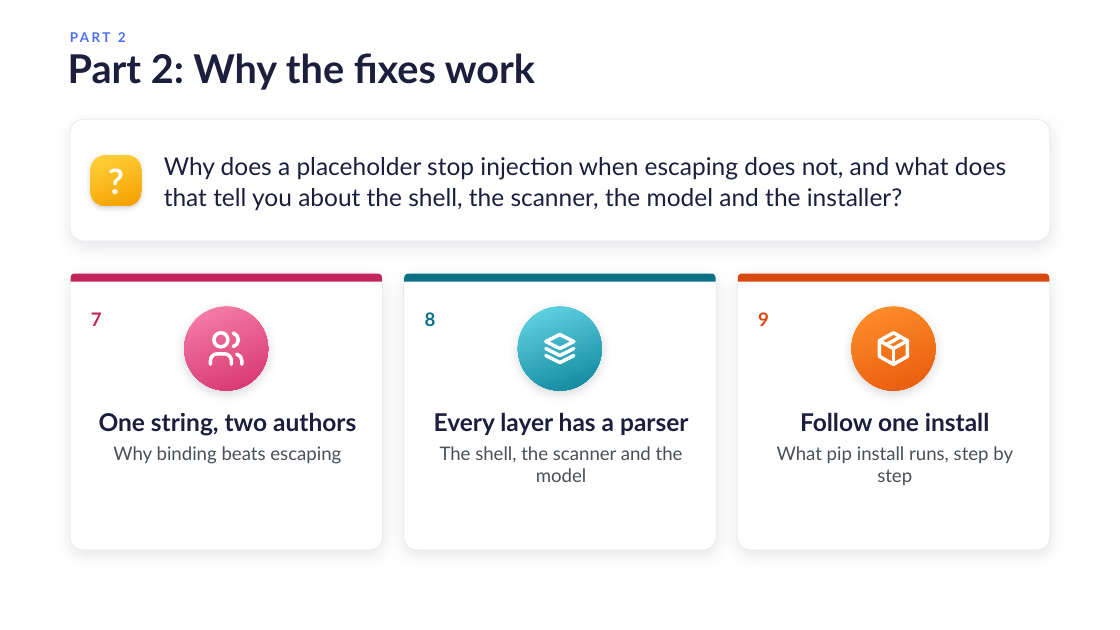
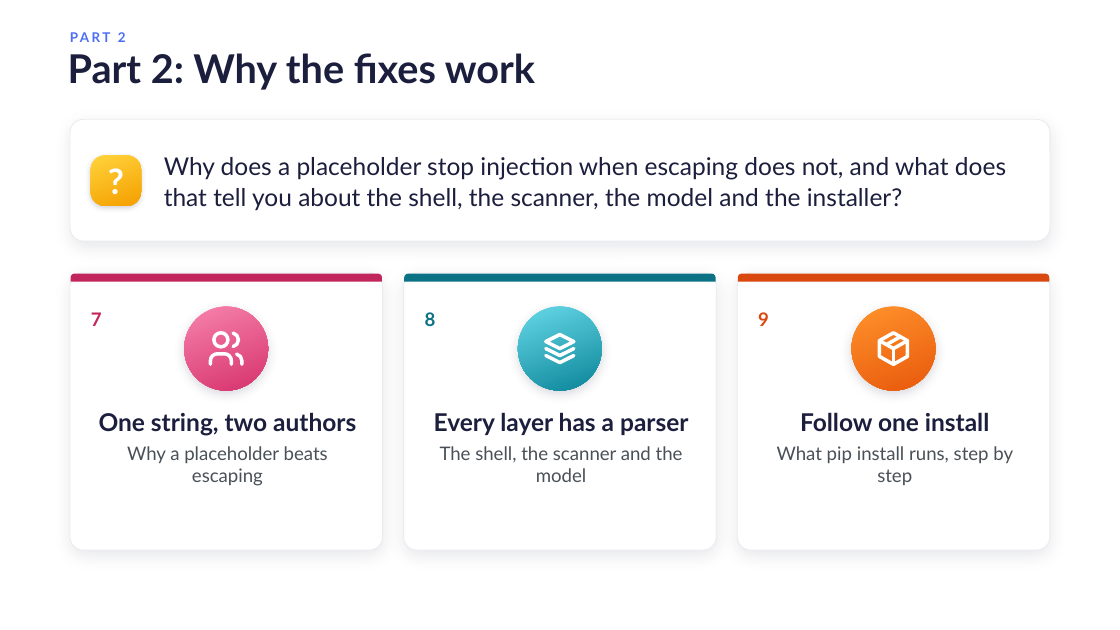
Before and after one commit to danielcregg/ai-assisted-programming, a slide deck: slide 25 of lectures-and-labs/week08/security-lecture.pptx (slide 23 before the commit). Drawn at 1120x630 pixels with LibreOffice and Linux fonts; fonts in the diff are those of the drawing; background and template pictures are left out. Boxes give left, top, right and bottom in pixels: in the first picture for what was removed or moved away, otherwise in the second. Text is boxed around its words. In the diff, an @@ line names an element or a change of style, - is before the commit and + after.

```diff
--- a/lectures-and-labs/week08/security-lecture.pptx
+++ b/lectures-and-labs/week08/security-lecture.pptx
@@ text at <box>127,446,328,486</box>: text changed @@
-Why binding beats escaping
+Why a placeholder beats escaping
```
Also in this commit, not shown: 11 other slides changed, 2 slides added, 1 other file.
